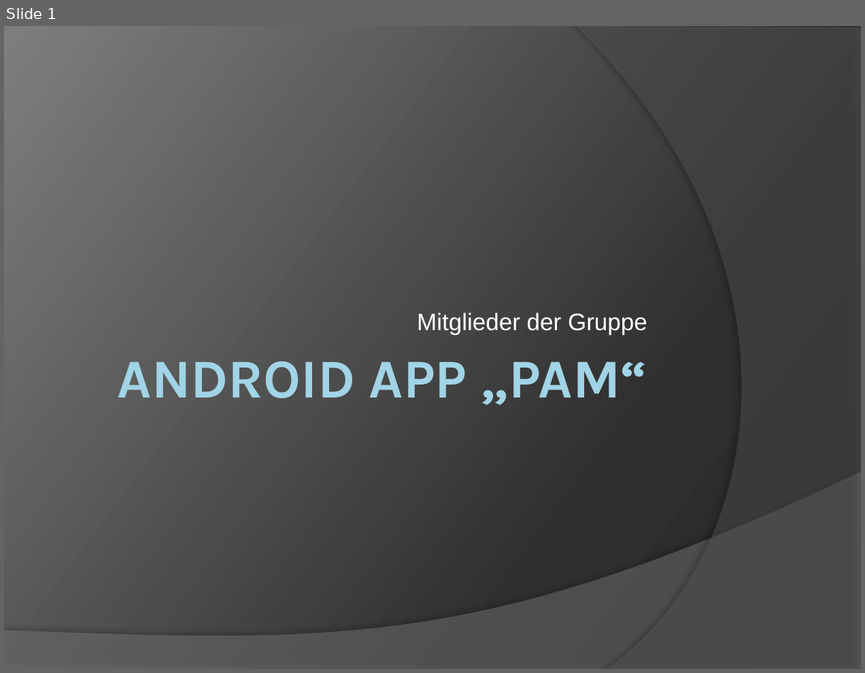
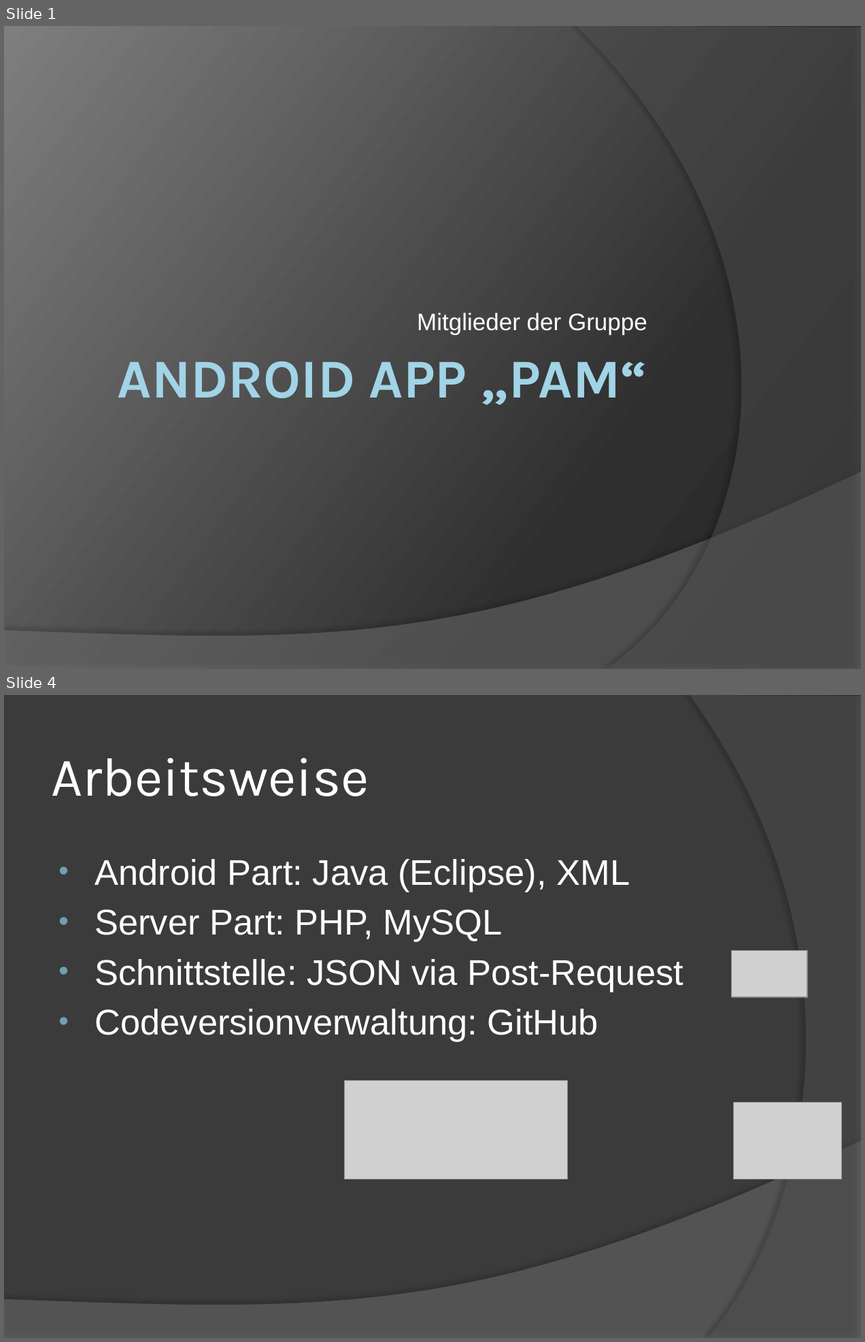
Before and after one commit to mbohlaender/pam, a slide deck: documentation/presentation.pptx. Shown one above the other, each under a label of ours: slide 1 before the commit, slides 1 and 4 after it; the slides between them are not shown. The pictures are 865x673 and 865x1342 pixels, drawn with LibreOffice and Linux fonts; fonts in the diff are those of the drawing; grey boxes stand for pictures. Boxes give left, top, right and bottom in pixels: in the first picture for what was removed or moved away, otherwise in the second. Text is boxed around its words. In the diff, an @@ line names an element or a change of style, - is before the commit and + after.

```diff
--- a/documentation/presentation.pptx
+++ b/documentation/presentation.pptx
@@ slide 4 added at [4, 695, 861, 1338], background #3B3B3B; not listed: 1 template element that a slide beside it also shows @@
@@ freeform shape added at [689, 695, 861, 1338], fill #5E5E5E at 40% opacity @@
@@ title added at [51, 758, 369, 796], 46 pt, text #FFFFFF @@
+Arbeitsweise
@@ text added at [94, 859, 683, 1042], 30 pt, text #FFFFFF @@
+• Android Part: Java (Eclipse), XML
+• Server Part: PHP, MySQL
+• Schnittstelle: JSON via Post-Request
+• Codeversionverwaltung: GitHub
@@ picture added at [732, 950, 808, 997] @@
@@ picture added at [344, 1081, 567, 1179] @@
@@ picture added at [733, 1102, 841, 1179] @@
```
Also in this commit, not shown: 4 other slides changed, 3 other slides added, 5 slides removed.
